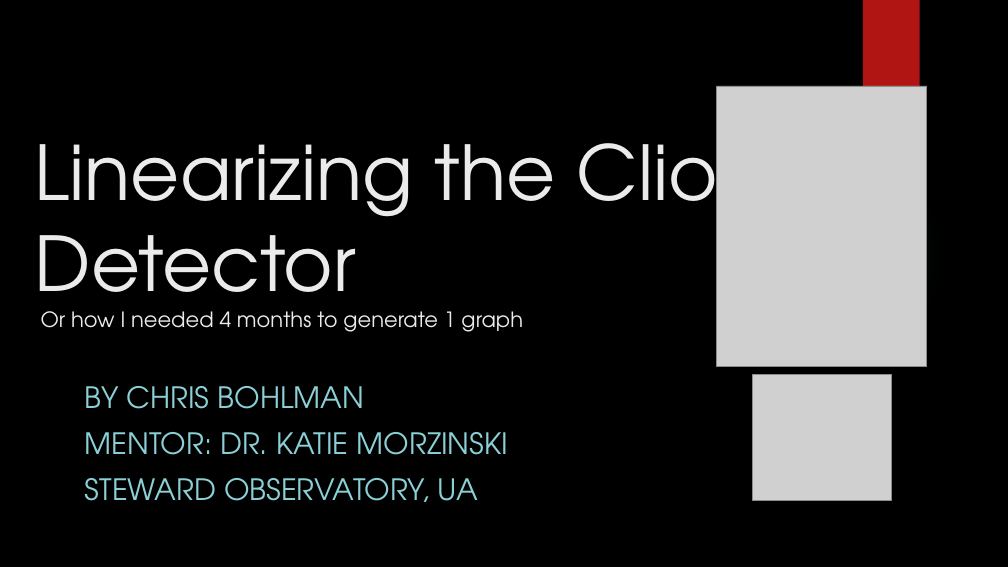
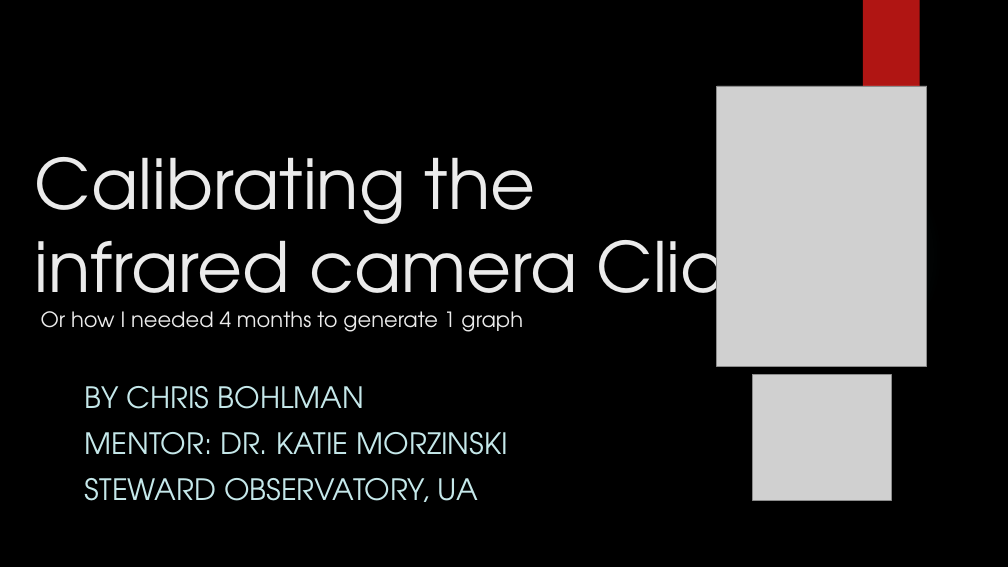
Before and after one commit to exoworlds/clio2016-2017, a slide deck: slide 1 of notes/symposium_presentation.pptx. Drawn at 1008x567 pixels with LibreOffice and Linux fonts; fonts in the diff are those of the drawing; grey boxes stand for pictures; background and template pictures are left out. Boxes give left, top, right and bottom in pixels: in the first picture for what was removed or moved away, otherwise in the second. Text is boxed around its words. In the diff, an @@ line names an element or a change of style, - is before the commit and + after.

```diff
--- a/notes/symposium_presentation.pptx
+++ b/notes/symposium_presentation.pptx
@@ title at [35, 157, 726, 332]: text changed @@
-Linearizing the Clio
-Detector
-Or how I needed 4 months to generate 1 graph
+Calibrating the infrared camera Clio
+Or how I needed 4 months to generate 1 graph
@@ subtitle "BY CHRIS BOHLMAN" at [85, 386, 508, 502]: text colour #8AD0D6 to #C5E8EA @@
```
Also in this commit, not shown: 5 other slides changed, 1 other file.
